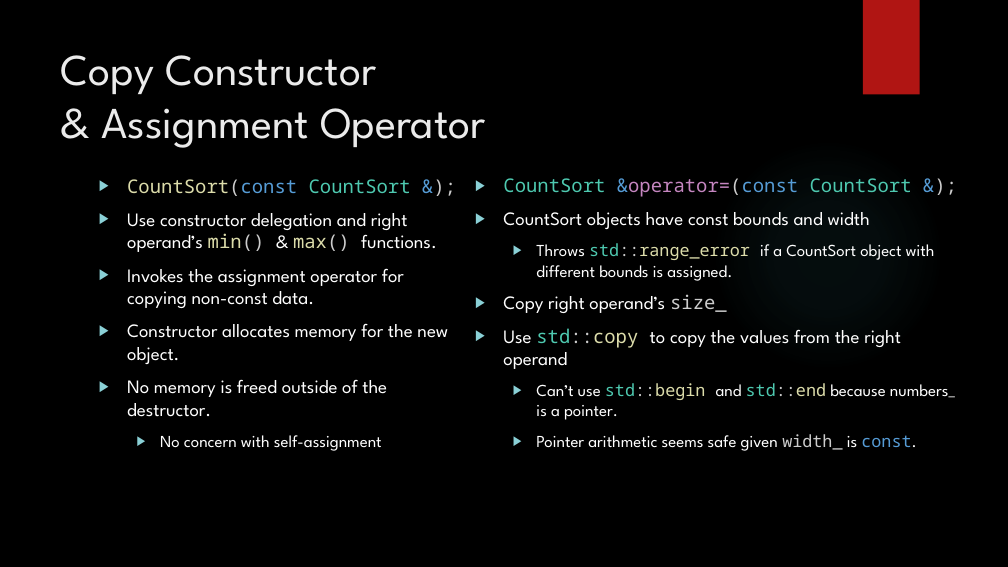
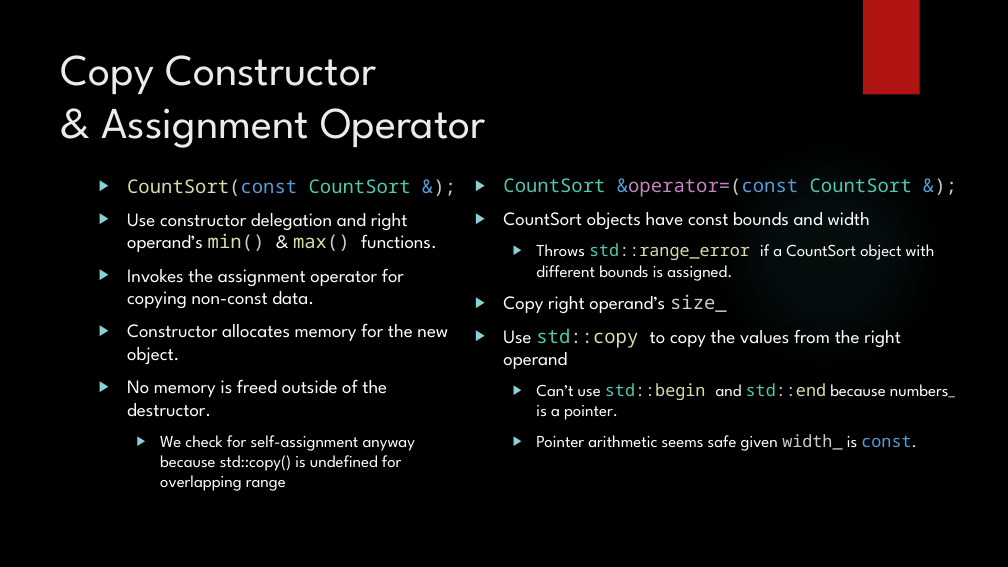
Before and after one commit to dgaron/cs253, a slide deck: slide 7 of Presentation/HW7_presentation.pptx. Drawn at 1008x567 pixels with LibreOffice and Linux fonts; fonts in the diff are those of the drawing; background and template pictures are left out. Boxes give left, top, right and bottom in pixels: in the first picture for what was removed or moved away, otherwise in the second. Text is boxed around its words. In the diff, an @@ line names an element or a change of style, - is before the commit and + after.

Commit message:
Self-assignment check for using std::copy

```diff
--- a/Presentation/HW7_presentation.pptx
+++ b/Presentation/HW7_presentation.pptx
@@ text at [160, 435, 415, 491]: text changed @@
-  ▶ No concern with self-assignment
+  ▶ We check for self-assignment anyway because std::copy() is undefined for overlapping range
```
Also in this commit, not shown: 1 other file.
